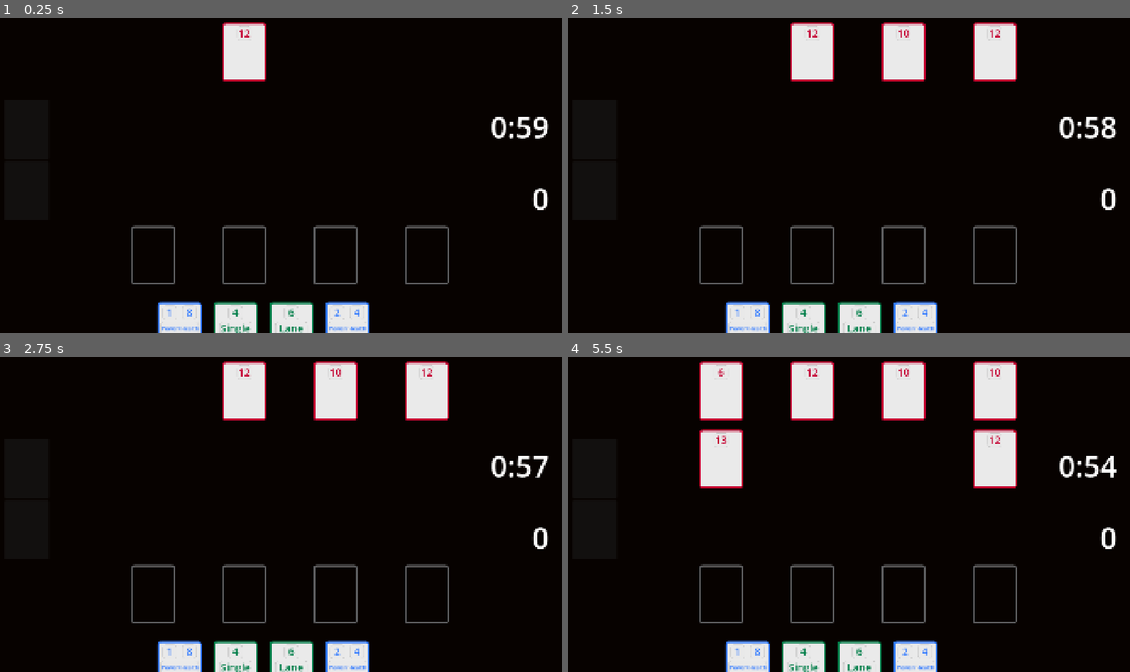
Above: before the commit, frames 1-4 (two rows, left to right).
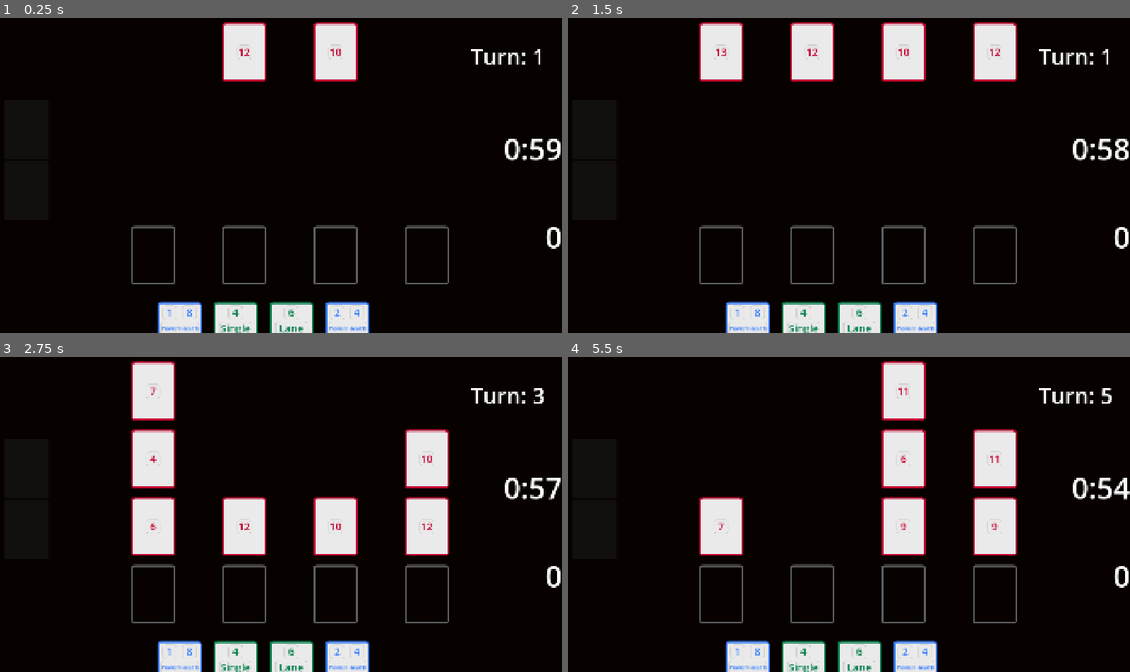
Above: after the commit, the same moments.

Repository: jake6724/card_speedrunner
Game: Godot game, scene res://Scenes/main.tscn
The game is run twice, just before and just after one commit, with the same random seed, the same clock (stepped at 60 frames per second) and the same inputs.
Inputs (mouse positions are in pixels of both pictures, inside the frame that each line leads up to):
- Up to frame 1 (0.25 s): no input
- Up to frame 2 (1.5 s): tap Enter at 0.5 s; move the mouse to (1079, 128) at 0.52 s; click (1079, 128) at 0.6 s; tap X (x) at 0.8, 1.35 s; move the mouse to (736, 191) at 1.27 s
- Up to frame 3 (2.75 s): tap Z (end_turn, bound only after the commit) at 1.55, 2.1 s; tap Space at 2 s; move the mouse to (337, 442) at 2.02 s; click (337, 442) at 2.3 s
- Up to frame 4 (5.5 s): tap Enter at 2.75, 5 s; move the mouse to (820, 577) at 2.77 s; click (820, 577) at 2.85 s; tap X (x) at 3.05, 4.35, 5.3 s; tap Space at 3.5 s; move the mouse to (1017, 561) at 3.52 s; right-click (1017, 561) at 3.6 s; tap Z (end_turn, bound only after the commit) at 3.8, 5.1 s; move the mouse to (680, 464) at 4.27 s; click (680, 464) at 4.55 s; move the mouse to (877, 514) at 5.02 s

The runs differ from the first frame. In frame 1, 2.7% of the frame differs, in the area x 42-100%, y 1-74%; in frame 2, 2.8%; in frame 3, 16%, in the area x 23-100%, y 1-74%; in frame 4, 13%.

Commit message:
Improve combat stability

Diff:
--- a/Data/Enemy/enemy_1.tres
+++ b/Data/Enemy/enemy_1.tres
@@ -4,8 +4,8 @@
 
 [resource]
 script = ExtResource("1_tfvud")
-power = 0.0
-name = ""
+power = 4.0
+name = "Enemy1"
 desc = ""
 type = 2
 metadata/_custom_type_script = "uid://dddwajd6cemp3"
--- a/Data/Player/Spells/spell_2.tres
+++ b/Data/Player/Spells/spell_2.tres
@@ -7,7 +7,7 @@
 power = 4.0
 target = 0
 can_knockback = false
-name = ""
+name = "Spell2"
 desc = ""
 type = 1
 metadata/_custom_type_script = "uid://dxhagaytypegf"
--- a/Data/Player/Spells/spell_7.tres
+++ b/Data/Player/Spells/spell_7.tres
@@ -7,7 +7,7 @@
 power = 7.0
 target = 1
 can_knockback = false
-name = "Spell6"
+name = "Spell7"
 desc = "Test"
 type = 1
 metadata/_custom_type_script = "uid://dxhagaytypegf"
--- a/Data/Player/Units/unit_1.tres
+++ b/Data/Player/Units/unit_1.tres
@@ -6,7 +6,7 @@
 script = ExtResource("1_8d25g")
 power = 3.0
 health = 2.0
-name = ""
+name = "Unit1"
 desc = ""
 type = 0
 metadata/_custom_type_script = "uid://2q7v8gat5h08"
--- a/Data/Player/Units/unit_2.tres
+++ b/Data/Player/Units/unit_2.tres
@@ -6,7 +6,7 @@
 script = ExtResource("1_2qqt6")
 power = 2.0
 health = 4.0
-name = ""
+name = "Unit2"
 desc = ""
 type = 0
 metadata/_custom_type_script = "uid://2q7v8gat5h08"
--- a/Data/Player/Units/unit_3.tres
+++ b/Data/Player/Units/unit_3.tres
@@ -6,7 +6,7 @@
 script = ExtResource("1_rj1yc")
 power = 1.0
 health = 8.0
-name = ""
+name = "Unit3"
 desc = ""
 type = 0
 metadata/_custom_type_script = "uid://2q7v8gat5h08"
--- a/Scenes/enemy_unit_card.tscn
+++ b/Scenes/enemy_unit_card.tscn
@@ -44,11 +44,7 @@
 theme_override_constants/margin_right = 5
 theme_override_constants/margin_bottom = 5
 
-[node name="VBoxContainer" type="VBoxContainer" parent="MarginContainer"]
-layout_mode = 2
-mouse_filter = 2
-
-[node name="PowerPanel" type="Panel" parent="MarginContainer/VBoxContainer"]
+[node name="PowerPanel" type="Panel" parent="MarginContainer"]
 custom_minimum_size = Vector2(50, 50)
 layout_mode = 2
 size_flags_horizontal = 6
@@ -56,7 +52,7 @@
 mouse_filter = 2
 theme_override_styles/panel = SubResource("StyleBoxFlat_0qqmn")
 
-[node name="PowerLabel" type="Label" parent="MarginContainer/VBoxContainer/PowerPanel"]
+[node name="PowerLabel" type="Label" parent="MarginContainer/PowerPanel"]
 custom_minimum_size = Vector2(50, 50)
 layout_mode = 1
 anchors_preset = 8
--- a/Scenes/main.tscn
+++ b/Scenes/main.tscn
@@ -78,30 +78,37 @@
 layout_mode = 2
 size_flags_horizontal = 8
 
-[node name="VBoxContainer" type="VBoxContainer" parent="MarginContainer/HBoxContainer/Stats"]
-layout_mode = 2
-size_flags_vertical = 3
-
-[node name="MarginContainer" type="MarginContainer" parent="MarginContainer/HBoxContainer/Stats/VBoxContainer"]
+[node name="MarginContainer" type="MarginContainer" parent="MarginContainer/HBoxContainer/Stats"]
 custom_minimum_size = Vector2(312, 0)
 layout_mode = 2
 size_flags_horizontal = 8
 size_flags_vertical = 3
-theme_override_constants/margin_top = 285
-theme_override_constants/margin_right = 45
-theme_override_constants/margin_bottom = 515
+theme_override_constants/margin_top = 60
+theme_override_constants/margin_bottom = 385
 
-[node name="Timer" type="RichTextLabel" parent="MarginContainer/HBoxContainer/Stats/VBoxContainer/MarginContainer"]
+[node name="VBoxContainer" type="VBoxContainer" parent="MarginContainer/HBoxContainer/Stats/MarginContainer"]
+custom_minimum_size = Vector2(0, 442.88)
+layout_mode = 2
+size_flags_vertical = 3
+
+[node name="Turn" type="Label" parent="MarginContainer/HBoxContainer/Stats/MarginContainer/VBoxContainer"]
+custom_minimum_size = Vector2(300, 150)
+layout_mode = 2
+size_flags_vertical = 0
+theme_override_font_sizes/font_size = 75
+text = "Turn: 1"
+
+[node name="Timer" type="RichTextLabel" parent="MarginContainer/HBoxContainer/Stats/MarginContainer/VBoxContainer"]
 custom_minimum_size = Vector2(0, 150)
 layout_mode = 2
-size_flags_vertical = 2
+size_flags_vertical = 6
 theme_override_colors/default_color = Color(1, 1, 1, 1)
 theme_override_font_sizes/normal_font_size = 100
 text = "1:00"
 horizontal_alignment = 2
 script = ExtResource("3_8gbba")
 
-[node name="Score" type="Label" parent="MarginContainer/HBoxContainer/Stats/VBoxContainer/MarginContainer"]
+[node name="Score" type="Label" parent="MarginContainer/HBoxContainer/Stats/MarginContainer/VBoxContainer"]
 custom_minimum_size = Vector2(0, 150)
 layout_mode = 2
 size_flags_vertical = 8
--- a/Scripts/Card/EnemyUnitCard.gd
+++ b/Scripts/Card/EnemyUnitCard.gd
@@ -1,7 +1,7 @@
 class_name EnemyUnitCard
 extends Card
 
-@onready var power_label: Label = $MarginContainer/VBoxContainer/PowerPanel/PowerLabel
+@onready var power_label: Label = $MarginContainer/PowerPanel/PowerLabel
 signal enemy_unit_died
 
 func _ready():
--- a/Scripts/Card/PlaceHolderCard.gd
+++ b/Scripts/Card/PlaceHolderCard.gd
@@ -1,2 +1,5 @@
 class_name PlaceHolderCard
 extends Card
+
+func _ready():
+	z_index = -1
--- a/Scripts/Deck.gd
+++ b/Scripts/Deck.gd
@@ -6,22 +6,23 @@
 
 func generate_new_deck() -> void:
 	# Initialize card counts
-	var card_counts: Dictionary[CardData, int] = {}
+	var card_counts: Dictionary[String, int] = {}
 	for card_data in deck_source:
-		card_counts[card_data] = 0
+		card_counts[card_data.name] = 0
 
 	# TODO:  before we make the new cards, check every card in hand and on board and increment their counts
 
 	var r: int
 	while cards.size() < (deck_source.size() * 2): # need to subtract cards on board from this
 		r = GlobalData.rng.randi_range(0, deck_source.size() - 1)
-		var new_card_data = deck_source[r]
-		if card_counts[new_card_data] < 2:
-			# Instatiate and initial card scene based on retrieved card data
+
+		if card_counts[(deck_source[r].name)] < 2:
+			var new_card_data: CardData = (deck_source[r]).duplicate()
+			# Instatiate and initialize card scene based on retrieved card data
 			var new_card: Card = GlobalData.card_scenes[new_card_data.type].instantiate()
 			new_card.data = new_card_data
 			cards.append(new_card)
-			card_counts[new_card_data] += 1
+			card_counts[deck_source[r].name] += 1
 
 ## Get card on the top of the deck.
 ## This function is responsible for regeneration `cards` if it is empty
--- a/Scripts/GlobalData.gd
+++ b/Scripts/GlobalData.gd
@@ -51,6 +51,3 @@
 func increment_score() -> void:
 	score += 1
 	score_changed.emit(score)
-
-
-var moving_card: Card
--- a/Scripts/Grid.gd
+++ b/Scripts/Grid.gd
@@ -31,6 +31,14 @@
 
 func add_enemy_to_grid(card):
 	var col = GlobalData.rng.randi_range(0,3)
+
+	# grid[0][col] = card
+	# card.position = margin_buffer + Vector2(col, 0) * (cell_size + buffer)
+	# add_child(card)
+	# card.mouse_entered.connect(on_enemy_unit_card_entered.bind(card))
+	# card.mouse_exited.connect(on_enemy_unit_card_exited.bind(card))
+	# card.enemy_unit_died.connect(on_enemy_unit_died.bind(card))
+
 	if not grid[0][col]:
 		grid[0][col] = card
 		card.position = margin_buffer + Vector2(col, 0) * (cell_size + buffer)
@@ -50,13 +58,29 @@
 
 	card.call_deferred("update_labels") # Children nodes (e.i the labels) may not have loaded into scene tree yet
 
+# ROW 0
+# ROW 1
+# ROW 2
+# ROW 3 = UNITS
+
 func shift_column_down(col):
-	for i in range((columns - 1), -1, -1):
-		if (i + 1) < 3:
-			if grid[i][col]:
-				grid[i][col].position = margin_buffer + Vector2(col, i + 1) * (cell_size + buffer)
-				grid[i + 1][col] = grid[i][col]
-				grid[i][col] = null
+	#for i in range((columns - 1), -1, -1):
+	for i in range(2, -1, -1):
+		if grid[i][col]:
+			# if (i + 1) < 3: # Goes up to row 3
+			if i != 2:
+					grid[i][col].position = margin_buffer + Vector2(col, i + 1) * (cell_size + buffer)
+					grid[i + 1][col] = grid[i][col]
+					grid[i][col] = null
+
+			# elif (i + 1) == 3:
+			else:
+					grid[i][col].queue_free()
+					grid[i][col] = null
+
+func shift_all_columns_down():
+	for i in range(4):
+		shift_column_down(i)
 
 func on_enemy_unit_card_entered(card):
 	if card is EnemyUnitCard: # Not really needed I dont think
--- a/Scripts/Hand.gd
+++ b/Scripts/Hand.gd
@@ -24,7 +24,6 @@
 	new_card.mouse_entered.connect(on_mouse_entered_card.bind(new_card))
 	new_card.mouse_exited.connect(on_mouse_exited_card.bind(new_card))
 
-	print(hand)
 func initialize_hand():
 	for i in range(4):
 		add_card_to_hand()
@@ -83,7 +82,6 @@
 
 			# Cast Spell Card
 			elif selected_card is PlayerSpellCard and grid.selected_enemy: # Cast spell card on enemy
-				print("Took Spell")
 				selected_card.global_position = grid.selected_enemy.global_position
 				cast_spell_card(selected_card, grid.selected_enemy)
 
@@ -93,7 +91,6 @@
 
 			# No Action, place card back in hand
 			else:
-				print("Took Else")
 				selected_card.position = starting_position
 				selected_card.mouse_filter = Control.MOUSE_FILTER_STOP
 				starting_position = Vector2()
@@ -106,13 +103,15 @@
 			selected_card.position = starting_position
 			selected_card = null
 
+	if Input.is_action_just_pressed("end_turn"):
+		player_turn_complete.emit()
+
 func reset_selected_card():
 	hand.remove_at(hand.find(selected_card))
 	selected_card.mouse_filter = Control.MOUSE_FILTER_STOP
 	selected_card = null
 	starting_position = Vector2()
 	target_position = Vector2()
-	update_action_count()
 
 func attack_with_all_units():
 	for card in active_units:
@@ -147,8 +146,24 @@
 
 	selected_card.queue_free()
 
+func has_unit_card() -> bool:
+	for card in hand:
+		if card is PlayerUnitCard:
+			return true
+		else:
+			return false
+	return false
+
 func update_action_count():
+	print("Action count = ", action_count)
 	action_count += 1
 	# print("Action count: ", action_count)
 	if action_count >= 3:
+		print("emitting player_turn_complete")
 		player_turn_complete.emit()
+
+
+	# elif not grid.has_enemies() and not has_unit_card(): # No enemies and only spell cards
+	# 	player_turn_complete.emit()
+
+	# TODO: Need to check for only units and no slots
--- a/Scripts/Main.gd
+++ b/Scripts/Main.gd
@@ -4,11 +4,12 @@
 @onready var player_deck: Deck = $MarginContainer/HBoxContainer/Decks/MarginContainer/PlayerDeck
 @onready var enemy_deck: Deck = $MarginContainer/HBoxContainer/Decks/MarginContainer/EnemyDeck
 @onready var player_hand: Hand = $MarginContainer/HBoxContainer/Gameboard/Hand
-@onready var game_timer: RichTextLabel = $MarginContainer/HBoxContainer/Stats/VBoxContainer/MarginContainer/Timer
+@onready var game_timer: RichTextLabel = $MarginContainer/HBoxContainer/Stats/MarginContainer/VBoxContainer/Timer
 @onready var gameover_label: Label = $GameoverLabel
-@onready var score_label: Label = $MarginContainer/HBoxContainer/Stats/VBoxContainer/MarginContainer/Score
+@onready var score_label: Label = $MarginContainer/HBoxContainer/Stats/MarginContainer/VBoxContainer/Score
+@onready var turn_label: Label = $MarginContainer/HBoxContainer/Stats/MarginContainer/VBoxContainer/Turn
 
-var is_player_turn: bool = false
+var turn_count = 1
 
 func _ready():
 	# Initialize decks
@@ -28,21 +29,27 @@
 	player_hand.player_turn_complete.connect(on_player_turn_complete)
 	game_timer.gameover.connect(on_gameover)
 
-func _process(_delta):
-	if is_player_turn:
-		player_hand.attack_with_all_units()
-		if not grid.has_enemies():
-			is_player_turn = false
-	else:
-		grid.add_enemy_to_grid(enemy_deck.get_next_card())
-		player_hand.action_count = 0
-		is_player_turn = true
+	# Start first turn (enemy goes first)
+	grid.add_enemy_to_grid(enemy_deck.get_next_card())
+	grid.add_enemy_to_grid(enemy_deck.get_next_card())
+
+func on_player_turn_complete():
+	print("on_player_turn_complete")
+	# Update turn count
+	turn_count += 1
+	turn_label.text = "Turn: " + str(turn_count)
+
+	# Run enemy actions
+	grid.shift_all_columns_down()
+	grid.add_enemy_to_grid(enemy_deck.get_next_card())
+	grid.add_enemy_to_grid(enemy_deck.get_next_card())
+
+	# Reset hand stats, attack with player units
+	player_hand.action_count = 0
+	player_hand.attack_with_all_units()
 
 func on_gameover():
 	gameover_label.visible = true
-
-func on_player_turn_complete():
-	is_player_turn = false
 
 func on_score_changed(new_score):
 	score_label.text = str(new_score)
--- a/project.godot
+++ b/project.godot
@@ -47,3 +47,8 @@
 "events": [Object(InputEventMouseButton,"resource_local_to_scene":false,"resource_name":"","device":-1,"window_id":0,"a …(253 unchanged characters)…
 ]
 }
+end_turn={
+"deadzone": 0.2,
+"events": [Object(InputEventKey,"resource_local_to_scene":false,"resource_name":"","device":-1,"window_id":0,"alt_pressed":false,"shift_pressed":false,"ctrl_pressed":false,"meta_pressed":false,"pressed":false,"keycode":0,"physical_keycode":90,"key_label":0,"unicode":122,"location":0,"echo":false,"script":null)
+]
+}
